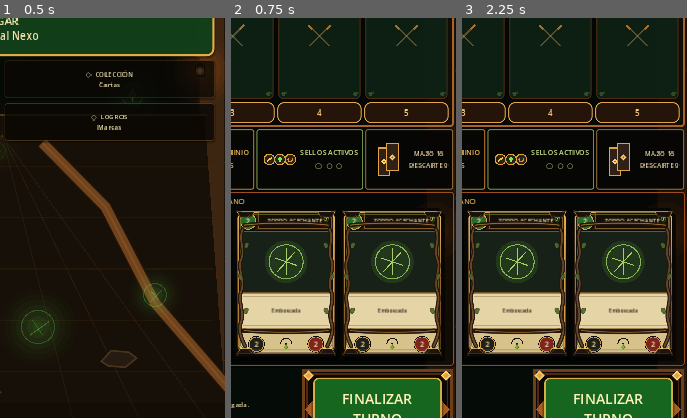
Above: before the commit, frames 1-3 (left to right).
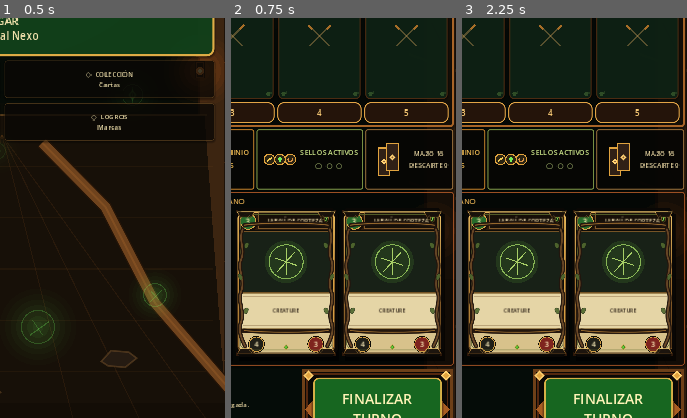
Above: after the commit, the same moments.

Repository: LoloscarPrr/Nexo-de-runas-v2
Game: Godot game, scene res://scenes/main.tscn
Same seed, same stepped clock (60 frames per second), same inputs: the game is played once before the commit and once after it.
Inputs (mouse positions are % of the whole screen's width and height, from its top left):
- Up to frame 1 (0.5 s): no input
- Up to frame 2 (0.75 s): click "JUGAR Entrar al Nexo" at 0.5 s
- Up to frame 3 (2.25 s): click "⚙" at 1.25 s; click (11, 32) at 2 s
The pictures show only the part of the screen within x 50-100%, y 49-99%; the shares and areas given below are measured in that part.

Frame 1 is identical in both runs. In frame 2, 0.6% of the frame differs, in the area x 6-88%, y 49-83%; in frame 3, 0.6%.

Commit message:
Foundation replace 1: swap eight legacy cards for foundational cards

Diff:
--- a/scripts/domain/canonical_card_catalog.gd
+++ b/scripts/domain/canonical_card_catalog.gd
@@ -14,10 +14,10 @@
 const CARDS = [
 	# Bosque Salvaje
 	{"id":"ardilla_vigilante","name":"ARDILLA VIGILANTE","domain":DOMAIN_FOREST,"type":TYPE_CREATURE,"cost":1,"attack":0,"health":2,"keywords":[],"tags":["BESTIA"],"effect_id":"forest_watchful_squirrel","unique":false},
-	{"id":"zorro_acechante","name":"ZORRO ACECHANTE","domain":DOMAIN_FOREST,"type":TYPE_CREATURE,"cost":2,"attack":2,"health":2,"keywords":["EMBOSCADA"],"tags":["BESTIA"],"effect_id":"","unique":false},
+	{"id":"bs_002_ardilla_runica","set_id":"BS-002","name":"ARDILLA RÚNICA","domain":DOMAIN_FOREST,"type":TYPE_CREATURE,"cost":1,"attack":1,"health":1,"keywords":[],"tags":["FUNDACIONAL","BESTIA"],"effect_id":"forest_rune_squirrel","unique":false,"rarity":"common"},
 	{"id":"lobo_joven","name":"LOBO JOVEN","domain":DOMAIN_FOREST,"type":TYPE_CREATURE,"cost":2,"attack":2,"health":3,"keywords":["MANADA"],"tags":["BESTIA"],"effect_id":"forest_pack_attack","unique":false},
 	{"id":"cierva_lunar","name":"CIERVA LUNAR","domain":DOMAIN_FOREST,"type":TYPE_CREATURE,"cost":2,"attack":1,"health":4,"keywords":[],"tags":["BESTIA"],"effect_id":"forest_moon_deer","unique":false},
-	{"id":"cuervo_del_sendero","name":"CUERVO DEL SENDERO","domain":DOMAIN_FOREST,"type":TYPE_CREATURE,"cost":2,"attack":2,"health":2,"keywords":[],"tags":["BESTIA"],"effect_id":"forest_path_raven","unique":false},
+	{"id":"bs_008_jabali_de_corteza","set_id":"BS-008","name":"JABALÍ DE CORTEZA","domain":DOMAIN_FOREST,"type":TYPE_CREATURE,"cost":3,"attack":4,"health":3,"keywords":[],"tags":["FUNDACIONAL","BESTIA"],"effect_id":"","unique":false,"rarity":"common"},
 	{"id":"jabali_de_raiz","name":"JABALÍ DE RAÍZ","domain":DOMAIN_FOREST,"type":TYPE_CREATURE,"cost":3,"attack":3,"health":4,"keywords":[],"tags":["BESTIA"],"effect_id":"forest_root_boar","unique":false},
 	{"id":"lobo_alfa","name":"LOBO ALFA","domain":DOMAIN_FOREST,"type":TYPE_CREATURE,"cost":4,"attack":4,"health":4,"keywords":["MANADA"],"tags":["BESTIA"],"effect_id":"forest_alpha_aura","unique":false},
 	{"id":"oso_ancestral","name":"OSO ANCESTRAL","domain":DOMAIN_FOREST,"type":TYPE_CREATURE,"cost":5,"attack":5,"health":7,"keywords":["GUARDIA"],"tags":["BESTIA"],"effect_id":"","unique":false},
@@ -36,11 +36,11 @@
 
 	# Cripta de Hueso
 	{"id":"esqueleto_roto","name":"ESQUELETO ROTO","domain":DOMAIN_CRYPT,"type":TYPE_CREATURE,"cost":1,"attack":1,"health":1,"keywords":["ULTIMO_ALIENTO"],"tags":["NO_MUERTO"],"effect_id":"crypt_broken_skeleton","unique":false},
-	{"id":"sepulturero","name":"SEPULTURERO","domain":DOMAIN_CRYPT,"type":TYPE_CREATURE,"cost":2,"attack":1,"health":3,"keywords":[],"tags":["NO_MUERTO"],"effect_id":"crypt_gravedigger","unique":false},
+	{"id":"ch_003_guardia_esqueletico","set_id":"CH-003","name":"GUARDIA ESQUELÉTICO","domain":DOMAIN_CRYPT,"type":TYPE_CREATURE,"cost":2,"attack":2,"health":3,"keywords":[],"tags":["FUNDACIONAL","NO_MUERTO"],"effect_id":"","unique":false,"rarity":"common"},
 	{"id":"perro_funebre","name":"PERRO FÚNEBRE","domain":DOMAIN_CRYPT,"type":TYPE_CREATURE,"cost":2,"attack":2,"health":2,"keywords":["ULTIMO_ALIENTO"],"tags":["NO_MUERTO"],"effect_id":"crypt_funeral_hound","unique":false},
 	{"id":"lamentadora","name":"LAMENTADORA","domain":DOMAIN_CRYPT,"type":TYPE_CREATURE,"cost":3,"attack":2,"health":4,"keywords":["ULTIMO_ALIENTO"],"tags":["NO_MUERTO"],"effect_id":"crypt_mourner","unique":false},
 	{"id":"guardian_oseo","name":"GUARDIÁN ÓSEO","domain":DOMAIN_CRYPT,"type":TYPE_CREATURE,"cost":3,"attack":3,"health":4,"keywords":["GUARDIA"],"tags":["NO_MUERTO"],"effect_id":"","unique":false},
-	{"id":"necrofago","name":"NECRÓFAGO","domain":DOMAIN_CRYPT,"type":TYPE_CREATURE,"cost":3,"attack":3,"health":3,"keywords":[],"tags":["NO_MUERTO"],"effect_id":"crypt_ghoul","unique":false},
+	{"id":"ch_005_perro_de_la_fosa","set_id":"CH-005","name":"PERRO DE LA FOSA","domain":DOMAIN_CRYPT,"type":TYPE_CREATURE,"cost":2,"attack":3,"health":2,"keywords":["EMBESTIDA"],"tags":["FUNDACIONAL","NO_MUERTO"],"effect_id":"","unique":false,"rarity":"common"},
 	{"id":"caballero_vacio","name":"CABALLERO VACÍO","domain":DOMAIN_CRYPT,"type":TYPE_CREATURE,"cost":4,"attack":4,"health":5,"keywords":[],"tags":["NO_MUERTO"],"effect_id":"crypt_empty_knight","unique":false},
 	{"id":"revenante","name":"REVENANTE","domain":DOMAIN_CRYPT,"type":TYPE_CREATURE,"cost":5,"attack":4,"health":6,"keywords":["EXHUMAR"],"tags":["NO_MUERTO"],"effect_id":"crypt_revenant","unique":false},
 	{"id":"ofrenda_de_ceniza","name":"OFRENDA DE CENIZA","domain":DOMAIN_CRYPT,"type":TYPE_RITE,"cost":1,"attack":0,"health":0,"keywords":[],"tags":[],"effect_id":"crypt_ash_offering","unique":false},
@@ -58,11 +58,11 @@
 
 	# Torre Arcana
 	{"id":"familiar_arcano","name":"FAMILIAR ARCANO","domain":DOMAIN_TOWER,"type":TYPE_CREATURE,"cost":1,"attack":1,"health":2,"keywords":["REVELAR"],"tags":["ARCANO"],"effect_id":"tower_familiar","unique":false},
-	{"id":"buho_oculum","name":"BÚHO ÓCULUM","domain":DOMAIN_TOWER,"type":TYPE_CREATURE,"cost":2,"attack":1,"health":3,"keywords":["REVELAR"],"tags":["ARCANO"],"effect_id":"tower_oculum_owl","unique":false},
+	{"id":"ta_001_aprendiz_de_sigilos","set_id":"TA-001","name":"APRENDIZ DE SIGILOS","domain":DOMAIN_TOWER,"type":TYPE_CREATURE,"cost":1,"attack":1,"health":2,"keywords":[],"tags":["FUNDACIONAL","ARCANO"],"effect_id":"tower_sigils_apprentice","unique":false,"rarity":"common"},
 	{"id":"aprendiz_runico","name":"APRENDIZ RÚNICO","domain":DOMAIN_TOWER,"type":TYPE_CREATURE,"cost":2,"attack":2,"health":2,"keywords":[],"tags":["ARCANO"],"effect_id":"tower_apprentice","unique":false},
 	{"id":"adepta_runica","name":"ADEPTA RÚNICA","domain":DOMAIN_TOWER,"type":TYPE_CREATURE,"cost":3,"attack":2,"health":4,"keywords":[],"tags":["ARCANO"],"effect_id":"tower_adept","unique":false},
 	{"id":"golem_sigilado","name":"GÓLEM SIGILADO","domain":DOMAIN_TOWER,"type":TYPE_CREATURE,"cost":3,"attack":2,"health":5,"keywords":["BLINDAJE_1"],"tags":["ARCANO","CONSTRUCTO"],"effect_id":"","unique":false},
-	{"id":"serpiente_de_mana","name":"SERPIENTE DE MANÁ","domain":DOMAIN_TOWER,"type":TYPE_CREATURE,"cost":3,"attack":3,"health":3,"keywords":["CANALIZAR_1"],"tags":["ARCANO"],"effect_id":"tower_mana_serpent","unique":false},
+	{"id":"ta_005_teurgo_de_chispas","set_id":"TA-005","name":"TEÚRGO DE CHISPAS","domain":DOMAIN_TOWER,"type":TYPE_CREATURE,"cost":2,"attack":2,"health":2,"keywords":[],"tags":["FUNDACIONAL","ARCANO"],"effect_id":"tower_spark_theurge","unique":false,"rarity":"uncommon"},
 	{"id":"espectro_del_tomo","name":"ESPECTRO DEL TOMO","domain":DOMAIN_TOWER,"type":TYPE_CREATURE,"cost":4,"attack":3,"health":4,"keywords":[],"tags":["ARCANO"],"effect_id":"tower_tome_specter","unique":false},
 	{"id":"cartografo_astral","name":"CARTÓGRAFO ASTRAL","domain":DOMAIN_TOWER,"type":TYPE_CREATURE,"cost":4,"attack":2,"health":5,"keywords":["REVELAR"],"tags":["ARCANO"],"effect_id":"tower_astral_cartographer","unique":false},
 	{"id":"proyectil_runico","name":"PROYECTIL RÚNICO","domain":DOMAIN_TOWER,"type":TYPE_RITE,"cost":1,"attack":0,"health":0,"keywords":["CANALIZAR_1"],"tags":[],"effect_id":"tower_rune_bolt","unique":false},
@@ -81,9 +81,9 @@
 	# Fundición Antigua
 	{"id":"automata_obrero","name":"AUTÓMATA OBRERO","domain":DOMAIN_FORGE,"type":TYPE_CREATURE,"cost":1,"attack":1,"health":2,"keywords":[],"tags":["CONSTRUCTO"],"effect_id":"forge_worker","unique":false},
 	{"id":"centinela_de_cobre","name":"CENTINELA DE COBRE","domain":DOMAIN_FORGE,"type":TYPE_CREATURE,"cost":2,"attack":2,"health":3,"keywords":["BLINDAJE_1"],"tags":["CONSTRUCTO"],"effect_id":"","unique":false},
-	{"id":"engranaje_vivo","name":"ENGRANAJE VIVO","domain":DOMAIN_FORGE,"type":TYPE_CREATURE,"cost":2,"attack":2,"health":2,"keywords":["ENSAMBLAR"],"tags":["CONSTRUCTO"],"effect_id":"forge_living_gear","unique":false},
+	{"id":"fa_002_chispero_de_cobre","set_id":"FA-002","name":"CHISPERO DE COBRE","domain":DOMAIN_FORGE,"type":TYPE_CREATURE,"cost":1,"attack":2,"health":1,"keywords":[],"tags":["FUNDACIONAL","CONSTRUCTO"],"effect_id":"forge_copper_sparker","unique":false,"rarity":"common"},
 	{"id":"reparador_mecanico","name":"REPARADOR MECÁNICO","domain":DOMAIN_FORGE,"type":TYPE_CREATURE,"cost":3,"attack":2,"health":4,"keywords":[],"tags":["CONSTRUCTO"],"effect_id":"forge_repairer","unique":false},
-	{"id":"torreta_runica","name":"TORRETA RÚNICA","domain":DOMAIN_FORGE,"type":TYPE_CREATURE,"cost":3,"attack":3,"health":3,"keywords":[],"tags":["CONSTRUCTO"],"effect_id":"forge_turret","unique":false},
+	{"id":"fa_006_soldado_remachado","set_id":"FA-006","name":"SOLDADO REMACHADO","domain":DOMAIN_FORGE,"type":TYPE_CREATURE,"cost":3,"attack":3,"health":4,"keywords":[],"tags":["FUNDACIONAL"],"effect_id":"","unique":false,"rarity":"common"},
 	{"id":"caldera_andante","name":"CALDERA ANDANTE","domain":DOMAIN_FORGE,"type":TYPE_CREATURE,"cost":4,"attack":2,"health":6,"keywords":[],"tags":["CONSTRUCTO"],"effect_id":"forge_walking_boiler","unique":false},
 	{"id":"golem_de_hierro","name":"GÓLEM DE HIERRO","domain":DOMAIN_FORGE,"type":TYPE_CREATURE,"cost":4,"attack":4,"health":6,"keywords":["BLINDAJE_1"],"tags":["CONSTRUCTO"],"effect_id":"","unique":false},
 	{"id":"coloso_de_bronce","name":"COLOSO DE BRONCE","domain":DOMAIN_FORGE,"type":TYPE_CREATURE,"cost":6,"attack":6,"health":8,"keywords":[],"tags":["CONSTRUCTO"],"effect_id":"forge_bronze_colossus","unique":false},
@@ -103,29 +103,29 @@
 
 const STARTER_DECKS = {
 	DOMAIN_FOREST: [
-		"ardilla_vigilante","ardilla_vigilante","zorro_acechante","zorro_acechante",
-		"lobo_joven","lobo_joven","cierva_lunar","cierva_lunar","cuervo_del_sendero",
+		"ardilla_vigilante","ardilla_vigilante","bs_008_jabali_de_corteza","bs_008_jabali_de_corteza",
+		"lobo_joven","lobo_joven","cierva_lunar","cierva_lunar","bs_002_ardilla_runica",
 		"jabali_de_raiz","jabali_de_raiz","lobo_alfa","oso_ancestral",
 		"llamado_de_la_manada","llamado_de_la_manada","crecimiento_violento",
 		"crecimiento_violento","totem_de_manada","sello_del_rastro","sello_del_rastro"
 	],
 	DOMAIN_CRYPT: [
-		"esqueleto_roto","esqueleto_roto","sepulturero","sepulturero","perro_funebre",
-		"perro_funebre","lamentadora","lamentadora","guardian_oseo","necrofago","necrofago",
+		"esqueleto_roto","esqueleto_roto","ch_003_guardia_esqueletico","ch_003_guardia_esqueletico","perro_funebre",
+		"perro_funebre","lamentadora","lamentadora","guardian_oseo","ch_005_perro_de_la_fosa","ch_005_perro_de_la_fosa",
 		"caballero_vacio","revenante","ofrenda_de_ceniza","ofrenda_de_ceniza",
 		"exhumacion","exhumacion","urna_de_restos","sello_del_funeral","sello_del_funeral"
 	],
 	DOMAIN_TOWER: [
-		"familiar_arcano","familiar_arcano","buho_oculum","buho_oculum","aprendiz_runico",
-		"aprendiz_runico","adepta_runica","golem_sigilado","golem_sigilado","serpiente_de_mana",
+		"familiar_arcano","familiar_arcano","ta_001_aprendiz_de_sigilos","ta_001_aprendiz_de_sigilos","aprendiz_runico",
+		"aprendiz_runico","adepta_runica","golem_sigilado","golem_sigilado","ta_005_teurgo_de_chispas",
 		"espectro_del_tomo","cartografo_astral","proyectil_runico","proyectil_runico",
 		"vision_prohibida","vision_prohibida","astrolabio","astrolabio",
 		"sello_del_circulo","sello_del_circulo"
 	],
 	DOMAIN_FORGE: [
 		"automata_obrero","automata_obrero","centinela_de_cobre","centinela_de_cobre",
-		"engranaje_vivo","engranaje_vivo","reparador_mecanico","reparador_mecanico",
-		"torreta_runica","caldera_andante","golem_de_hierro","coloso_de_bronce",
+		"fa_002_chispero_de_cobre","fa_002_chispero_de_cobre","reparador_mecanico","reparador_mecanico",
+		"fa_006_soldado_remachado","caldera_andante","golem_de_hierro","coloso_de_bronce",
 		"chispa_mecanica","chispa_mecanica","sobrecarga","sobrecarga","horno_runico",
 		"horno_runico","sello_de_presion","sello_de_presion"
 	]
